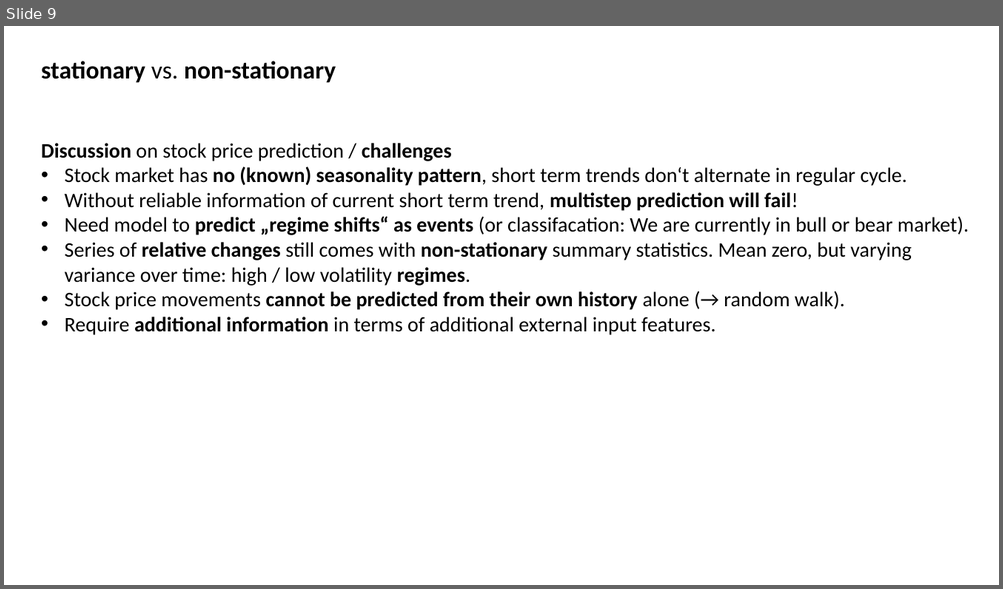
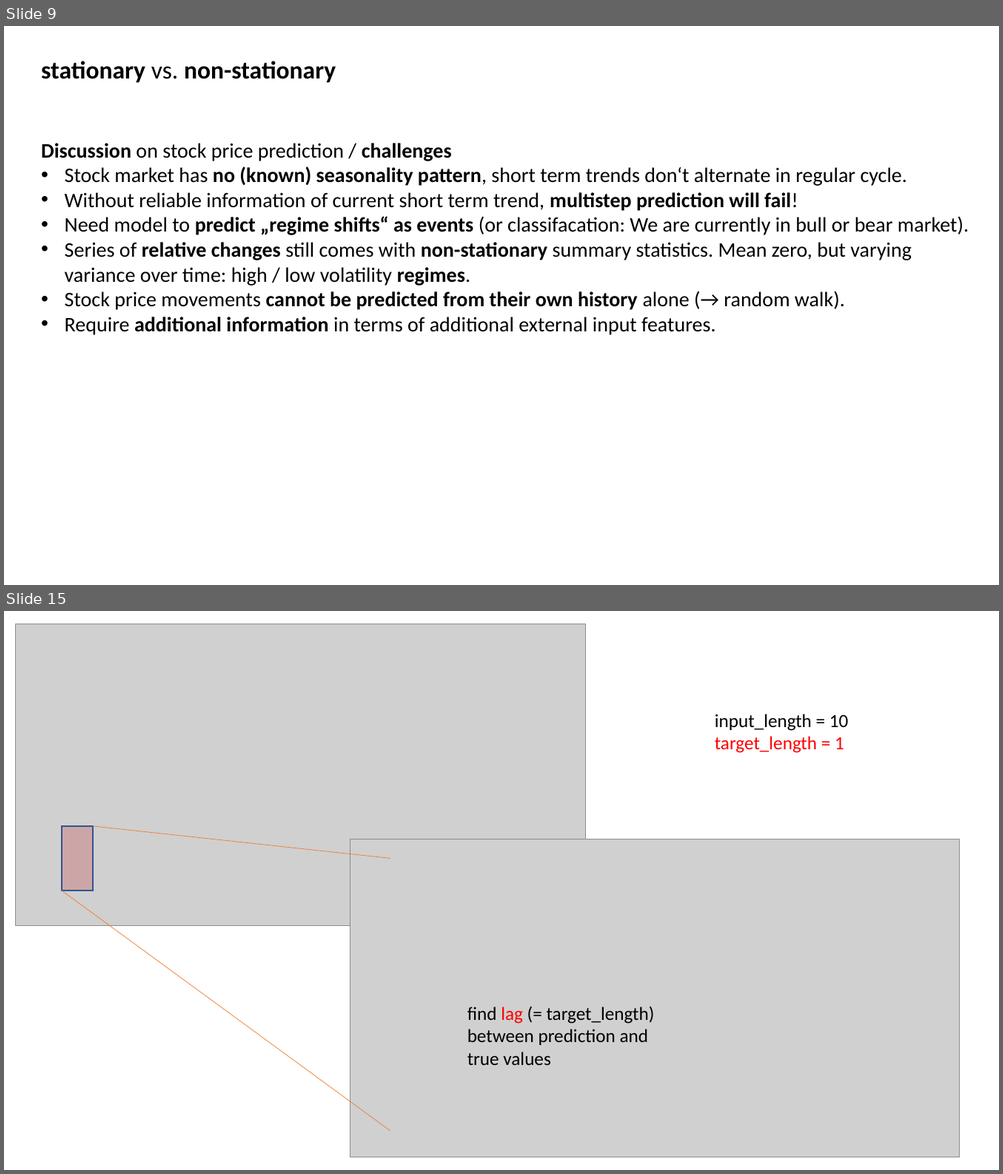
Before and after one commit to MarcoLandtHayen/EchoStateNetworks, a slide deck: ESN_wrapUP_decomposition_and_DeepESNs.pptx. Shown one above the other, each under a label of ours: slide 9 before the commit, slides 9 and 15 after it; the slides between them are not shown. The pictures are 1003x589 and 1003x1174 pixels, drawn with LibreOffice and Linux fonts; fonts in the diff are those of the drawing; grey boxes stand for pictures. Boxes give left, top, right and bottom in pixels: in the first picture for what was removed or moved away, otherwise in the second. Text is boxed around its words. In the diff, an @@ line names an element or a change of style, - is before the commit and + after.

```diff
--- a/ESN_wrapUP_decomposition_and_DeepESNs.pptx
+++ b/ESN_wrapUP_decomposition_and_DeepESNs.pptx
@@ slide 15 added at (4,611,999,1170), background #FFFFFF @@
@@ picture added at (15,624,585,925) @@
@@ text added at (714,714,848,753), 18 pt, text #000000 @@
+input_length = 10
+target_length = 1
@@ rectangle added at (62,826,93,891), fill #C00000 at 20% opacity, outline #325491 1.5 pt @@
@@ line added from (93, 826) to (390, 859), #ED7D31 0.5 pt @@
@@ picture added at (350,840,960,1158) @@
@@ line added from (62, 891) to (390, 1131), #ED7D31 0.5 pt @@
@@ text added at (467,1007,654,1065), 18 pt, text #000000 @@
+find lag (= target_length) between prediction and true values
```
Also in this commit, not shown: 12 other slides added, 2 other files.
